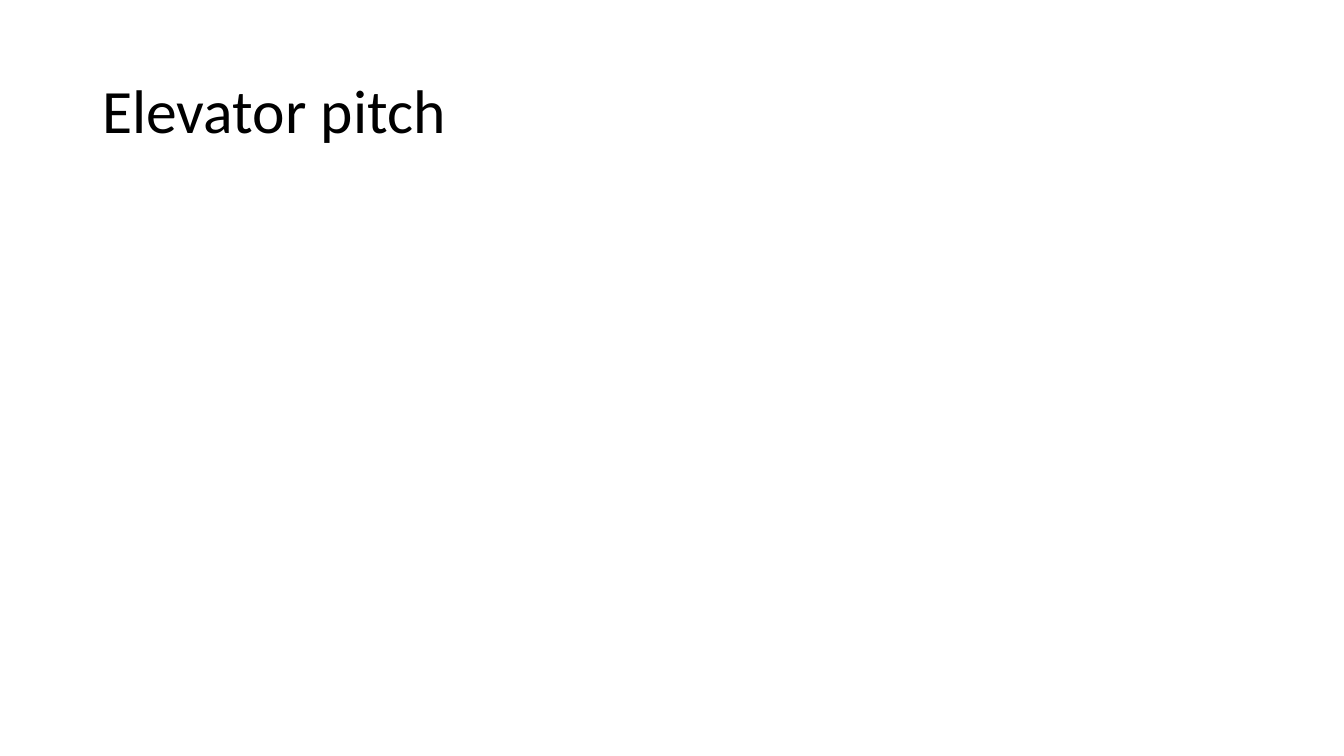
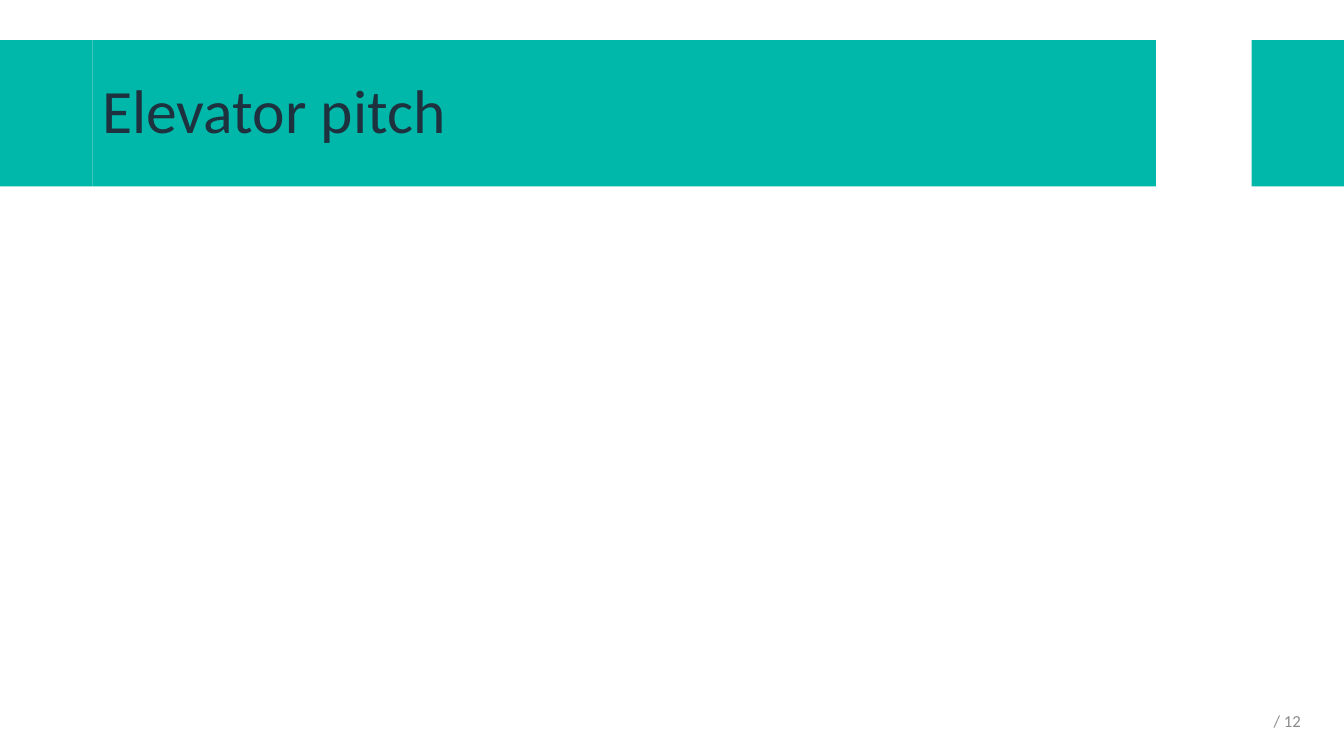
Before and after one commit to AstroProjects/projectsGroup3, a slide deck: slide 2 of Presentació projecte/GENERAL/DEOS-UD defense 1.pptx. Drawn at 1344x756 pixels with LibreOffice and Linux fonts; fonts in the diff are those of the drawing; background and template pictures are left out. Boxes give left, top, right and bottom in pixels: in the first picture for what was removed or moved away, otherwise in the second. Text is boxed around its words. In the diff, an @@ line names an element or a change of style, - is before the commit and + after.

```diff
--- a/Presentació projecte/GENERAL/DEOS-UD defense 1.pptx
+++ b/Presentació projecte/GENERAL/DEOS-UD defense 1.pptx
@@ rectangle added at bbox=[0, 40, 93, 187], fill #00B8A9 @@
@@ title "Elevator pitch": place and size @@
-title "Elevator pitch" at bbox=[102, 90, 446, 143]
+title "Elevator pitch" at bbox=[93, 40, 1156, 187]
@@ title "Elevator pitch" at bbox=[93, 40, 1156, 187]: text colour #000000 to #1D313E; fill none to #00B8A9 @@
@@ rectangle added at bbox=[1252, 40, 1344, 187], fill #00B8A9 @@
@@ text added at bbox=[1284, 716, 1301, 727], 12 pt, text #8C8C8C @@
+/ 12
```
Also in this commit, not shown: 11 other slides changed, 1 other file.
